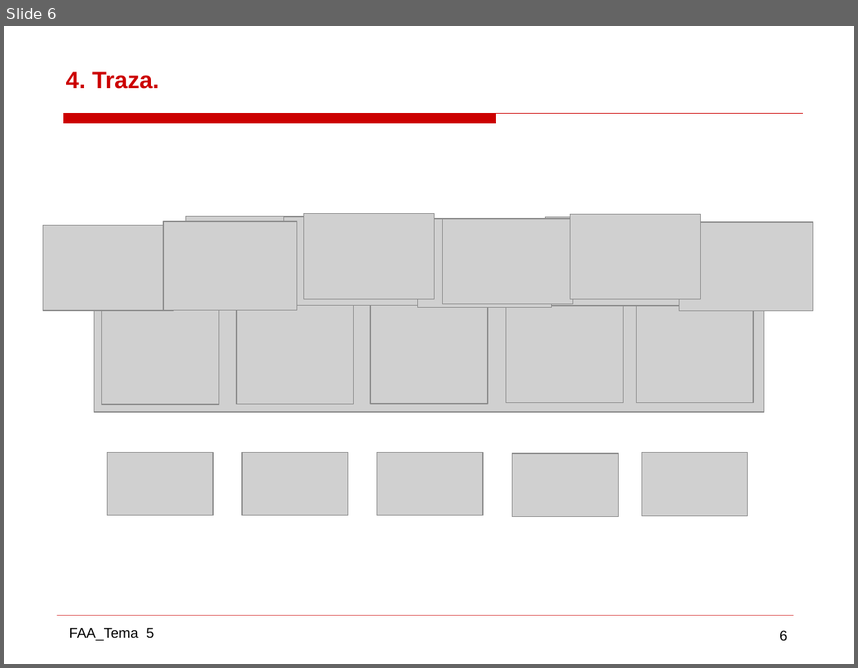
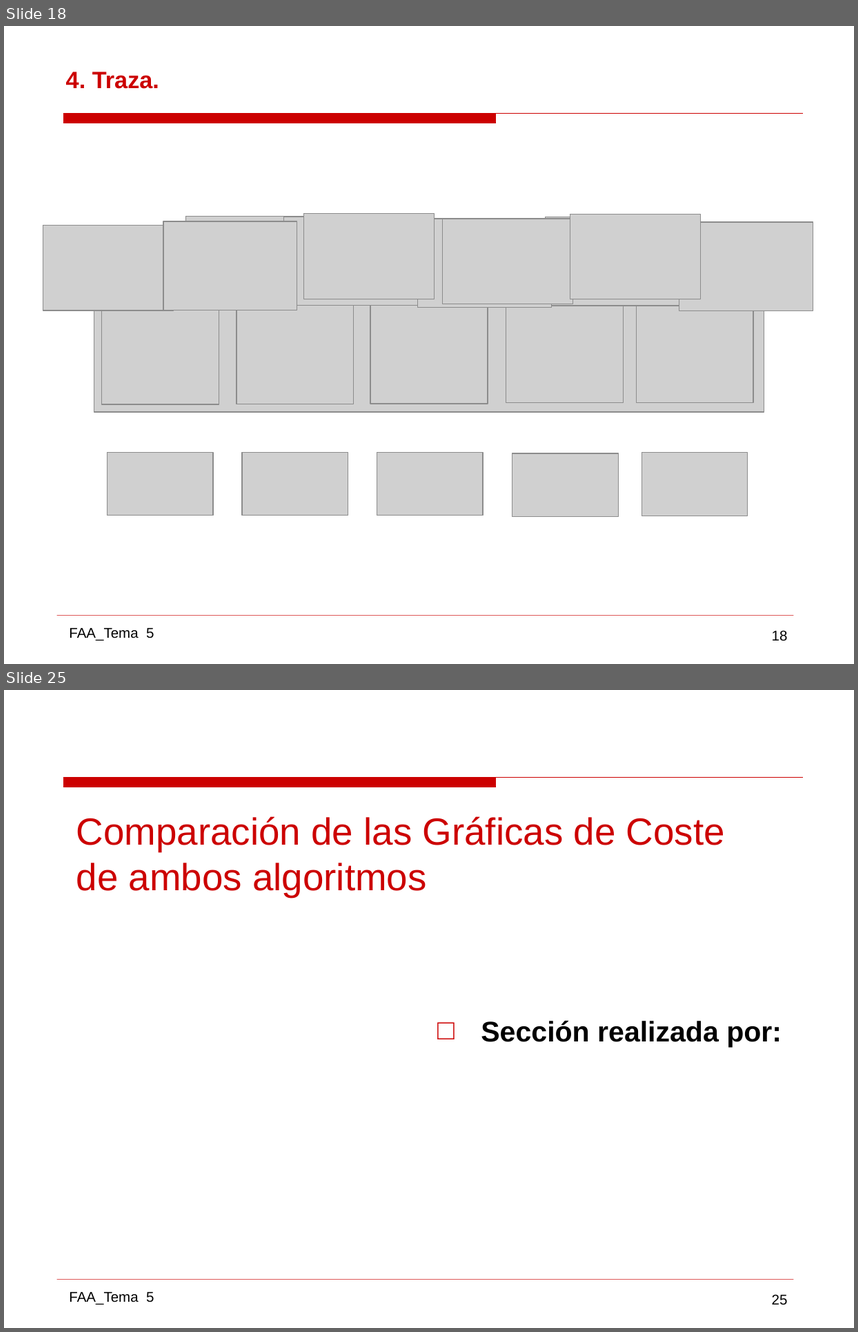
Before and after one commit to gabrielpr96/ETSIcode, a slide deck: FAA/Practica 2 AAD/AAD_11.pptx. Shown one above the other, each under a label of ours: slide 6 before the commit, slides 18 and 25 after it; the slides between them are not shown. The pictures are 858x668 and 858x1332 pixels, drawn with LibreOffice and Linux fonts; fonts in the diff are those of the drawing; grey boxes stand for pictures; background and template pictures are left out. Boxes give left, top, right and bottom in pixels: in the first picture for what was removed or moved away, otherwise in the second. Text is boxed around its words. In the diff, an @@ line names an element or a change of style, - is before the commit and + after.

```diff
--- a/FAA/Practica 2 AAD/AAD_11.pptx
+++ b/FAA/Practica 2 AAD/AAD_11.pptx
@@ slide 25 added at box(4, 690, 854, 1328), background #FFFFFF; not listed: 4 template elements that a slide beside it also shows @@
@@ text added at box(76, 816, 725, 896), 32 pt, text #CC0000 @@
+Comparación de las Gráficas de Coste
+de ambos algoritmos
@@ text added at box(481, 1021, 782, 1047), 24 pt, text #000000, bold @@
+□ Sección realizada por:
@@ what was slide 6 is now slide 18 @@
@@ page number at box(772, 630, 788, 641): text changed @@
-6
+18
```
Also in this commit, not shown: 5 slides changed, 30 other slides added, 6 slides removed, 18 other files.
